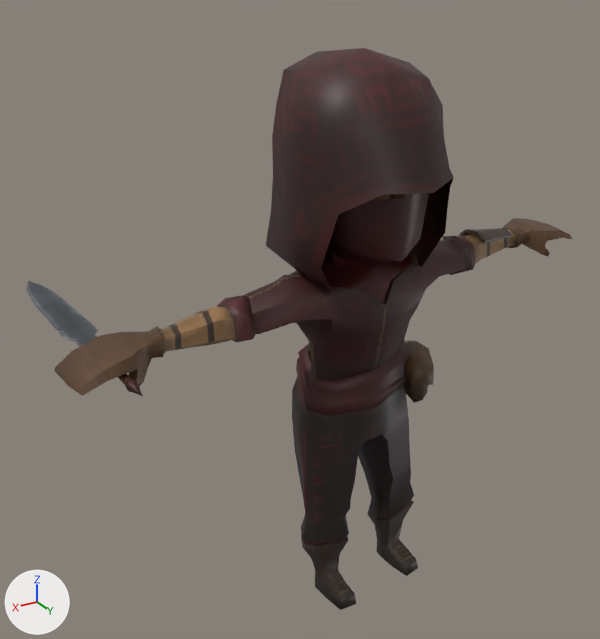
The Blender file BaseFramework 3D/Asset/Blender/Player/Rogue.blend: old version first, new version second.
Camera for both pictures: a camera (50 mm lens) standing at (2.37, 3.31, 3.35) and looking at (0.21, -0.29, 1.55). Every picture has the same lights, and +X, +Y and +Z are marked at lower left. The picture after the commit comes second.

Script lines for the objects in view, before the commit:
```python
ob_belt = bpy.data.objects.new('Belt', me_ncl1_29_007)
ob_belt.location = (0.003, -0.019, 0.036)
ob_face = bpy.data.objects.new('Face', me_ncl1_29_001)
ob_face.location = (-0.002, 0.07, 0.039)
ob_face.rotation_euler = (0.0729, 0.00438, -0.00279)  # degrees (4.2, 0.3, -0.2)
ob_guard = bpy.data.objects.new('Guard', me_ncl1_29_003)
ob_guard.location = (-1.975, -0.68, 1.624)
ob_guard.rotation_euler = (1.152, 1.736, 1.576)  # degrees (66, 99, 90)
ob_pouch = bpy.data.objects.new('Pouch', me_ncl1_29_002)
ob_pouch.location = (0.003, -0.019, 0.036)
ob_rogue = bpy.data.objects.new('Rogue', me_ncl1_29_000)
ob_rogue.location = (0.0, 0.0, 0.0)
ob_rogue_dagger = bpy.data.objects.new('Rogue_Dagger', me_cylinder_004)
ob_rogue_dagger.location = (2.146, -0.388, 1.278)
ob_rogue_dagger.rotation_euler = (0.164, -1.547, -0.447)  # degrees (9.4, -89, -26)
ob_shoelace_l = bpy.data.objects.new('Shoelace.L', me_ncl1_29_006)
ob_shoelace_l.location = (0.0, 0.0, 0.0)
ob_shoelace_r = bpy.data.objects.new('Shoelace.R', me_ncl1_29_005)
ob_shoelace_r.location = (0.0, 0.0, 0.0)
```
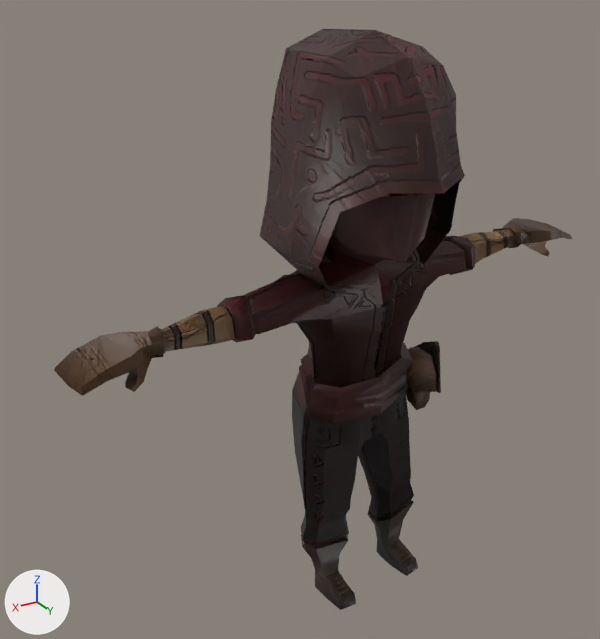
Where the newer file only moved an object's origin or applied its transform, the numbers keep the older frame.

What differs and where, as boxes [x1, y1, x2, y2] in the pictures (600 x 639 px):
'Rogue', surface changed: [54, 194, 571, 607] in both
'Face', reshaped (9% wider, 8% taller): before [266, 48, 454, 293]; after [260, 29, 465, 293]
'Belt', moved: before [296, 340, 411, 416]; after [299, 343, 413, 424]
'Rogue_Dagger', deleted: before [27, 281, 143, 396]
'Pouch', surface changed, moved: before [404, 340, 434, 403]; after [406, 347, 436, 410]
'Guard', surface changed, reshaped (46% narrower, 212% taller): before [459, 228, 512, 244]; after [413, 341, 441, 393]
'Shoelace.R', surface changed: [330, 577, 349, 595] in both
'Shoelace.L', surface changed: [393, 545, 411, 561] in both

What changed in the scene script:
```text
Add img_normalmap_png:
    img_normalmap_png = load_image('NormalMap.png', 'NormalMap.png', 1024, 1024, 'sRGB')
Change mat_rogue_texture:
    add n3 = _N.new('ShaderNodeTexImage'); n3.name = '画像テクスチャ'
    add n3.image = img_normalmap_png
    add n4 = _N.new('ShaderNodeNormalMap'); n4.name = 'ノーマルマップ'
    where n2 = _N.new('ShaderNodeBsdfPrincipled'); n2.name = 'プリンシプルBSDF'
    add _L.new(n4.outputs[0], n2.inputs[5])  # 'Normal' to 'Normal'
    add _L.new(n3.outputs[0], n4.inputs[1])  # 'Color' to 'Color'
Change me_ncl1_29_003:
    used by ob_guard; location = (-1.975, -0.68, 1.624); rotation_euler = (1.152, 1.736, 1.576), in degrees (66, 99, 90)
    remove me_ncl1_29_003.from_pydata(...)  # 24 vertices, 22 faces; spans x -0.475..-0.369, y -0.052..0.19, z 1.123..1.401
    add me_ncl1_29_003.from_pydata(...)  # 24 vertices, 22 faces; spans x 0.088..0.375, y -0.047..0.21, z 1.678..1.821
    me_ncl1_29_003 part 1: the whole mesh is multiplied about its middle by the matrix ((-0.001, -0.165, -0.986), (-0.412, 0.899, -0.15), (0.911, 0.406, -0.069)), then moved by (0.658, 0.019, 0.482)
Change me_ncl1_29_001:
    used by ob_face; location = (-0.002, 0.07, 0.039); rotation_euler = (0.0729, 0.00438, -0.00279), in degrees (4.2, 0.3, -0.2)
    remove me_ncl1_29_001.from_pydata(...)  # 122 vertices, 106 faces; spans x -0.357..0.499, y -0.343..0.687, z 1.85..2.95
    add me_ncl1_29_001.from_pydata(...)  # 122 vertices, 106 faces; spans x -0.387..0.524, y -0.376..0.745, z 1.857..3.036
    me_ncl1_29_001 part 2: the whole mesh is multiplied about its middle by the matrix ((1.063, -0.003, -0.005), (0.003, 1.06, 0.077), (0.004, -0.077, 1.06)), then moved by (-0.004, 0.031, 0.049)
Remove ob_rogue_dagger:
    ob_rogue_dagger = bpy.data.objects.new('Rogue_Dagger', me_cylinder_004)
    ob_rogue_dagger.location = (2.146, -0.388, 1.278)
    ob_rogue_dagger.rotation_euler = (0.164, -1.547, -0.447)  # degrees (9.4, -89, -26)
Change ob_belt:
    ob_belt.location: (0.003, -0.019, 0.036) -> (0.0, 0.0, 0.0)
Change ob_pouch:
    ob_pouch.location: (0.003, -0.019, 0.036) -> (0.0, 0.0, 0.0)
```
